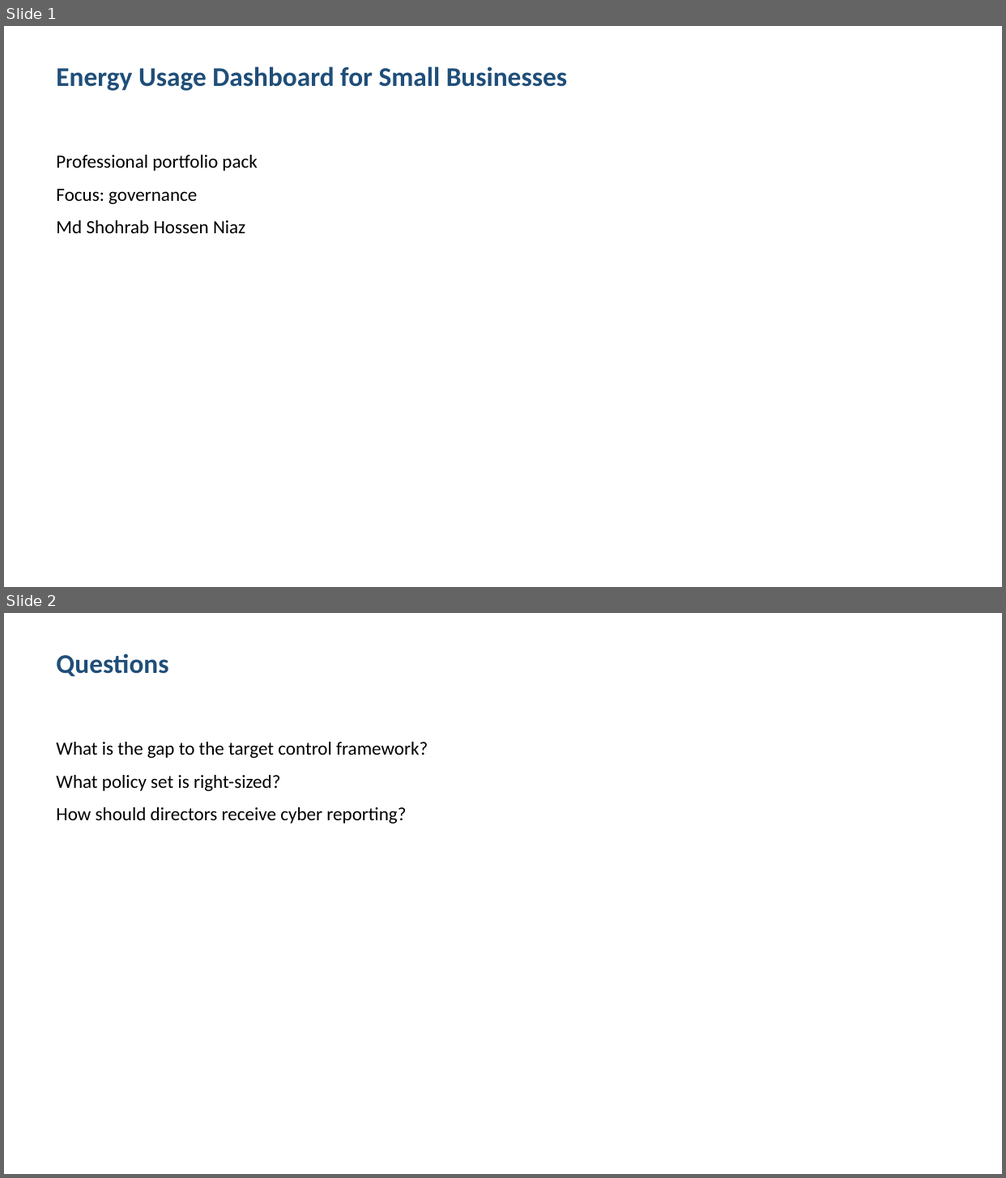
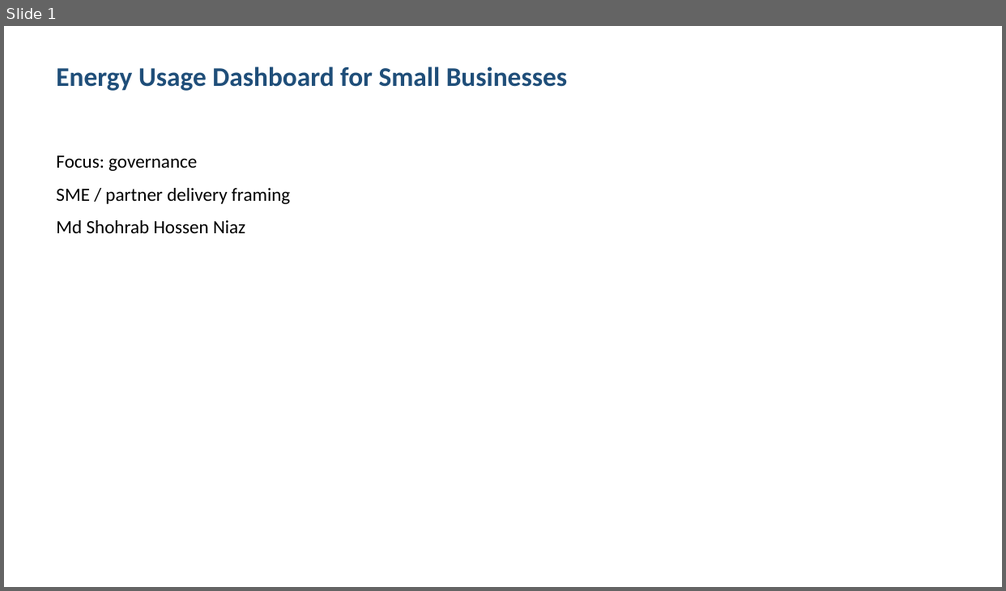
Before and after one commit to shohrabniaz/energy-usage-dashboard-for-small-businesses, a slide deck: Final_Submission/02_Presentation.pptx. Shown one above the other, each under a label of ours: slides 1 and 2 before the commit, slide 1 after it. The pictures are 1006x1178 and 1006x591 pixels, drawn with LibreOffice and Linux fonts; fonts in the diff are those of the drawing. Boxes give left, top, right and bottom in pixels: in the first picture for what was removed or moved away, otherwise in the second. Text is boxed around its words. In the diff, an @@ line names an element or a change of style, - is before the commit and + after.

Commit message:
Polish portfolio pack for professional showcase readiness.

```diff
--- a/Final_Submission/02_Presentation.pptx
+++ b/Final_Submission/02_Presentation.pptx
@@ slide 2 removed at (x1=4, y1=613, x2=1002, y2=1174), background #FFFFFF @@
@@ text removed at (x1=56, y1=653, x2=168, y2=677) @@
-Questions
@@ text removed at (x1=56, y1=742, x2=428, y2=824) @@
-What is the gap to the target control framework?
-What policy set is right-sized?
-How should directors receive cyber reporting?
@@ slide 1 changed as well @@
@@ text at (x1=56, y1=155, x2=257, y2=171): paragraph removed @@
-Professional portfolio pack
@@ text at (x1=56, y1=188, x2=290, y2=204): paragraph added @@
+SME / partner delivery framing
```
Also in this commit, not shown: 2 other slides changed, 1 slide added, 12 other files.
